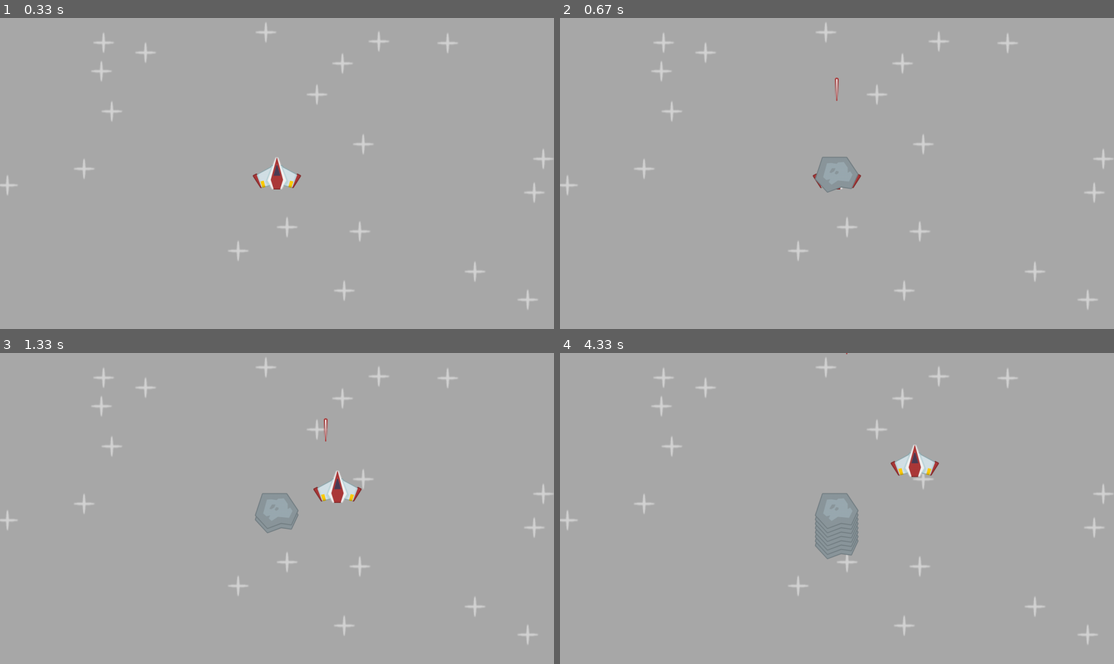
Above: before the commit, frames 1-4 (two rows, left to right).
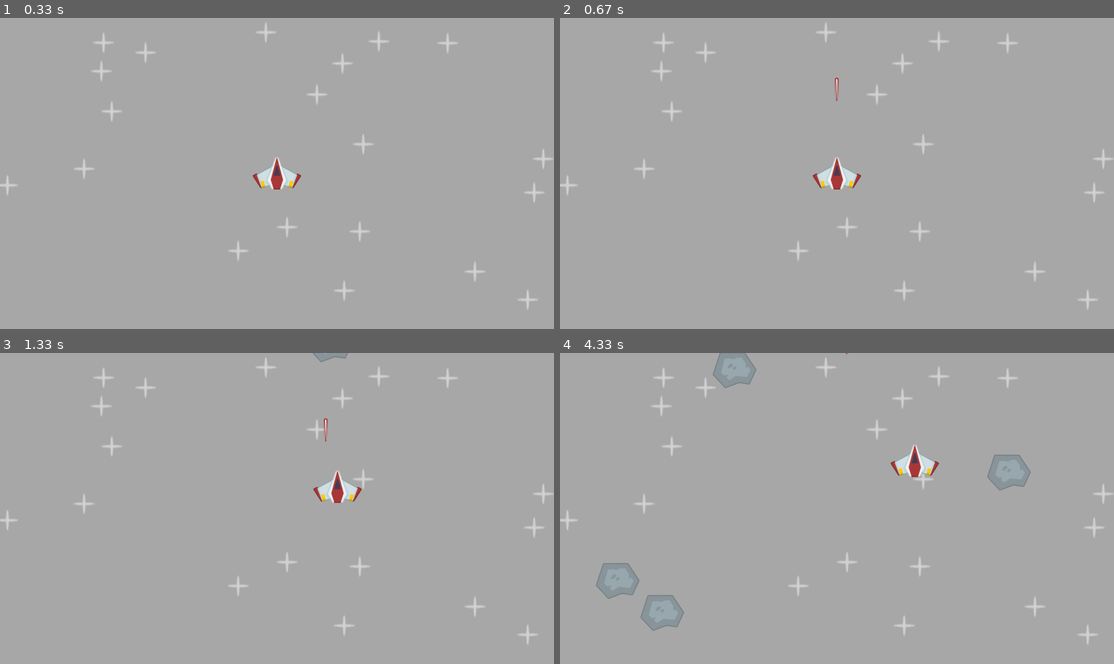
Above: after the commit, the same moments.

Repository: StefMcCuistion/PyGame-Practice-Exercises
Game: pygame game, started from src/space_shooter/code/main.py
Two runs of this game, one before a commit and one after it. Both use one fixed random seed, a clock stepped at 60 frames per second and the inputs below.
Inputs:
- Up to frame 1 (0.33 s): no input
- Up to frame 2 (0.67 s): tap Space at 0.33 s
- Up to frame 3 (1.33 s): hold Right 0.67-1.13 s; tap Space at 0.73, 1.03, 1.23 s; hold Up from 1.17 s (still down)
- Up to frame 4 (4.33 s): release Up at 1.47 s; hold Right 1.5-1.97 s; tap Space at 1.57, 1.87, 2.07, 2.37, 2.63, 2.97, 3.27, 3.4, 3.8, 4.1 s; hold Left 2-2.53 s; hold Down 2.57-2.87 s; hold Left 2.9-3.3 s; hold Up 3.33-3.7 s; hold Right from 3.73 s (still down)

Frame 1 is identical in both runs. In frame 2, 0.6% of the frame differs, in the area x 46-54%, y 44-57%; in frame 3, 0.6%; in frame 4, 2.8%, in the area x 6-85%, y 0-90%.

Commit message:
Meteors spawn at random angles at the top of the screen and self-delete after a fixed time. Speed is also slightly randomized

Diff:
--- a/src/space_shooter/code/main.py
+++ b/src/space_shooter/code/main.py
@@ -1,6 +1,6 @@
 import pygame as OwO
 from os.path import join
-from random import randint
+from random import randint, uniform
 
 def main():
     class Player(OwO.sprite.Sprite):
@@ -60,12 +60,12 @@
             self.image = surf
             self.rect = self.image.get_frect(center = pos)
             self.creation_time = OwO.time.get_ticks()
-            self.lifespan = 2000
+            self.lifespan = 3500
+            self.dir = OwO.math.Vector2(uniform(-0.5, 0.5), 1)
+            self.speed = randint(400, 500)
 
         def update(self, dt):
-            self.rect.y += 20 * dt
-
-        def destruction_timer(self):
+            self.rect.center += self.dir * self.speed * dt
             current_time = OwO.time.get_ticks()
             if self.lifespan < current_time - self.creation_time:
                 self.kill()
@@ -109,7 +109,8 @@
             if event.type == OwO.QUIT:
                 running = False
             if event.type == meteor_event:
-                Meteor(meteor_surf, (W / 2, H / 2), all_sprites)
+                x, y = randint(0, W), randint(-200, -100)
+                Meteor(meteor_surf, (x, y), all_sprites)
 
         # Draw the game
 
